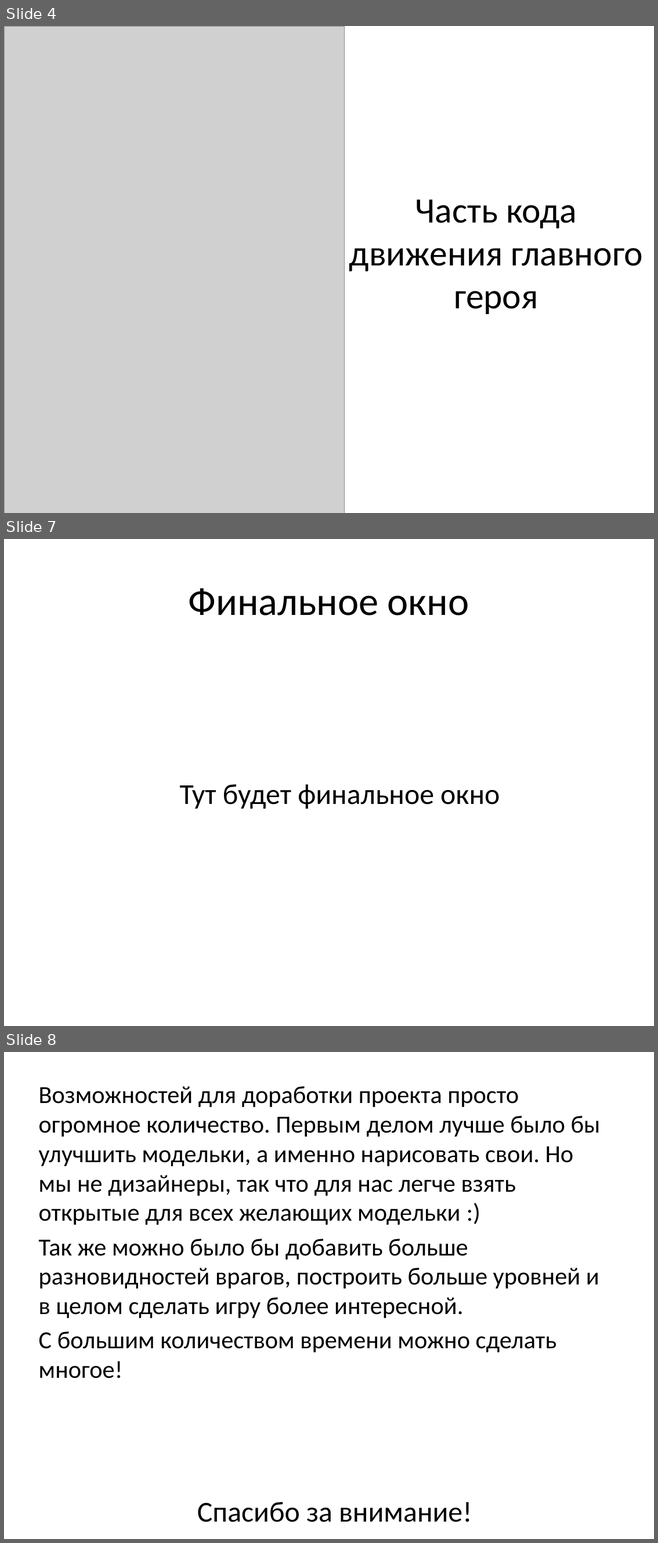
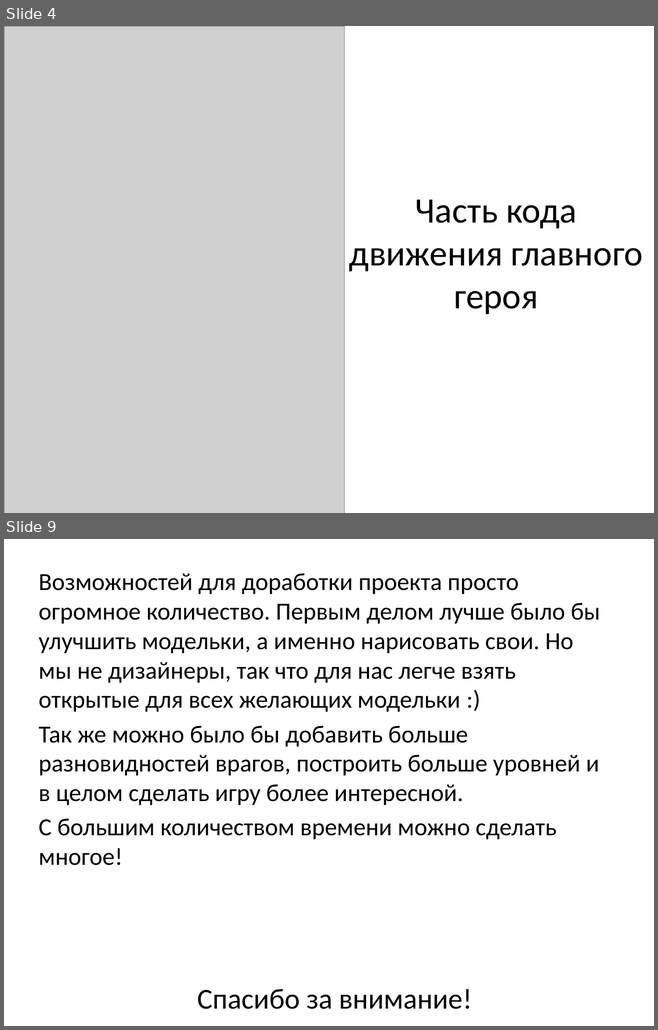
Before and after one commit to gareev-bulat/Pygame-project, a slide deck: Платформер.pptx. Shown one above the other, each under a label of ours: slides 4, 7 and 8 before the commit, slides 4 and 9 after it; the slides between them are not shown. The pictures are 658x1543 and 658x1030 pixels, drawn with LibreOffice and Linux fonts; fonts in the diff are those of the drawing; grey boxes stand for pictures. Boxes give left, top, right and bottom in pixels: in the first picture for what was removed or moved away, otherwise in the second. Text is boxed around its words. In the diff, an @@ line names an element or a change of style, - is before the commit and + after.

```diff
--- a/Платформер.pptx
+++ b/Платформер.pptx
@@ slide 7 removed at (4,539,654,1026), background #FFFFFF @@
@@ title removed at (188,588,469,616) @@
-Финальное окно
@@ text removed at (180,784,499,809) @@
-Тут будет финальное окно
@@ what was slide 8 is now slide 9 @@
```
Also in this commit, not shown: 1 slide changed, 3 slides added, 1 other slide removed, 7 other files.
